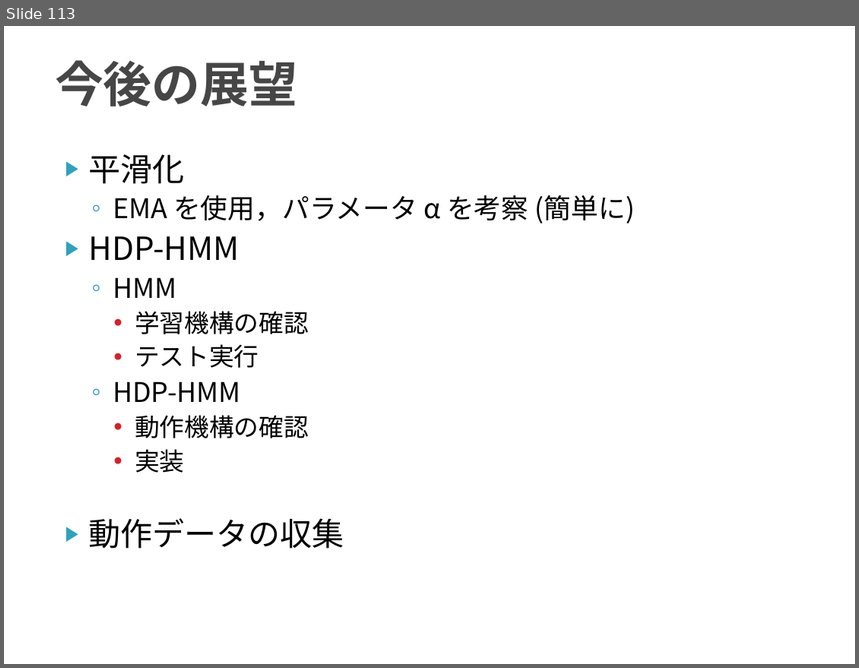
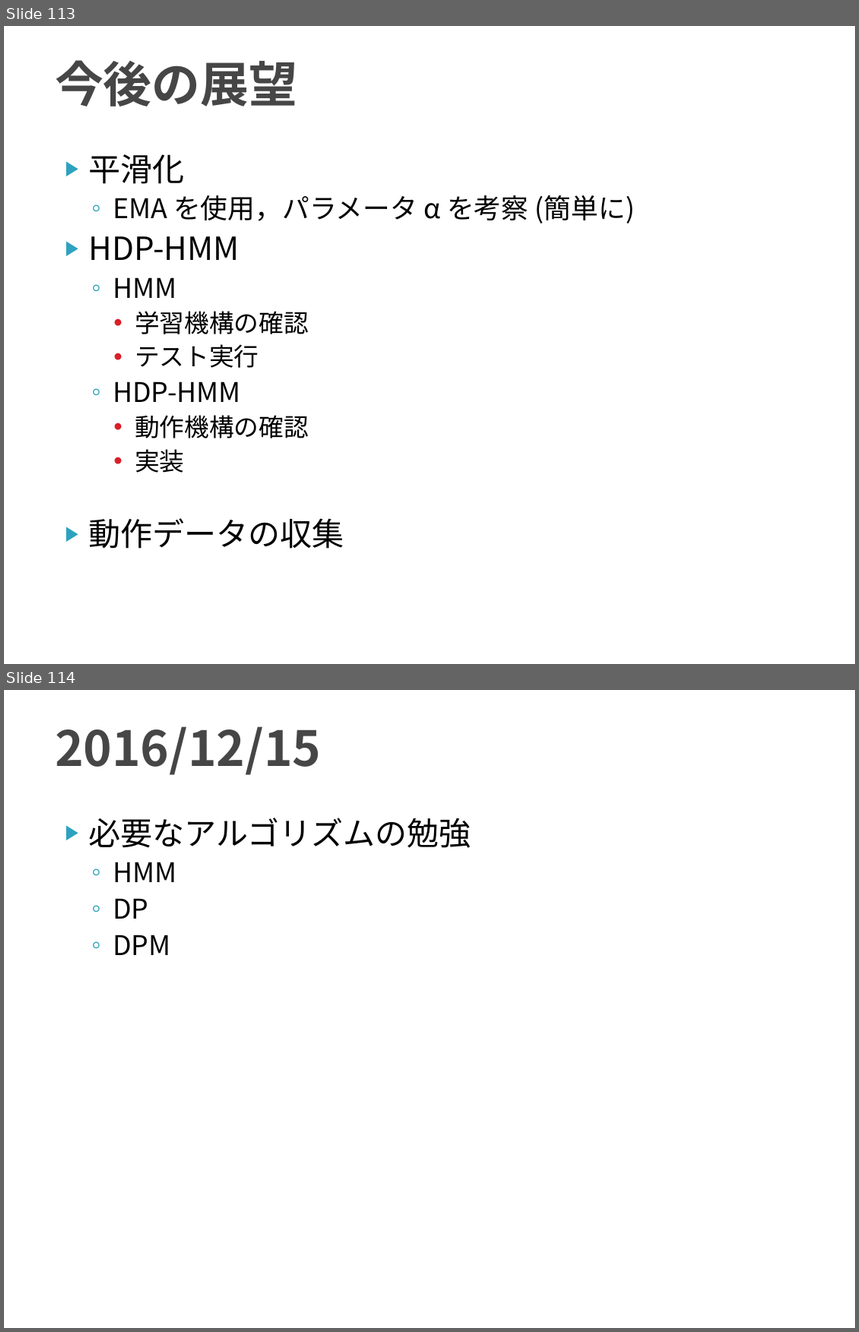
Before and after one commit to TetsuyaKomota/MyMasterStudies, a slide deck: slides/discussion2016.pptx. Shown one above the other, each under a label of ours: slide 113 before the commit, slides 113 and 114 after it. The pictures are 859x668 and 859x1332 pixels, drawn with LibreOffice and Linux fonts; fonts in the diff are those of the drawing. Boxes give left, top, right and bottom in pixels: in the first picture for what was removed or moved away, otherwise in the second. Text is boxed around its words. In the diff, an @@ line names an element or a change of style, - is before the commit and + after.

```diff
--- a/slides/discussion2016.pptx
+++ b/slides/discussion2016.pptx
@@ slide 114 added at [4, 690, 855, 1328], background #FFFFFF @@
@@ title added at [55, 726, 321, 775], 41 pt, text #464646, bold @@
+2016/12/15
@@ text added at [89, 818, 471, 955], 27 pt, text #000000 @@
+▶ 必要なアルゴリズムの勉強
+  ◦ HMM
+  ◦ DP
+  ◦ DPM
```
Also in this commit, not shown: 3 other slides added.
